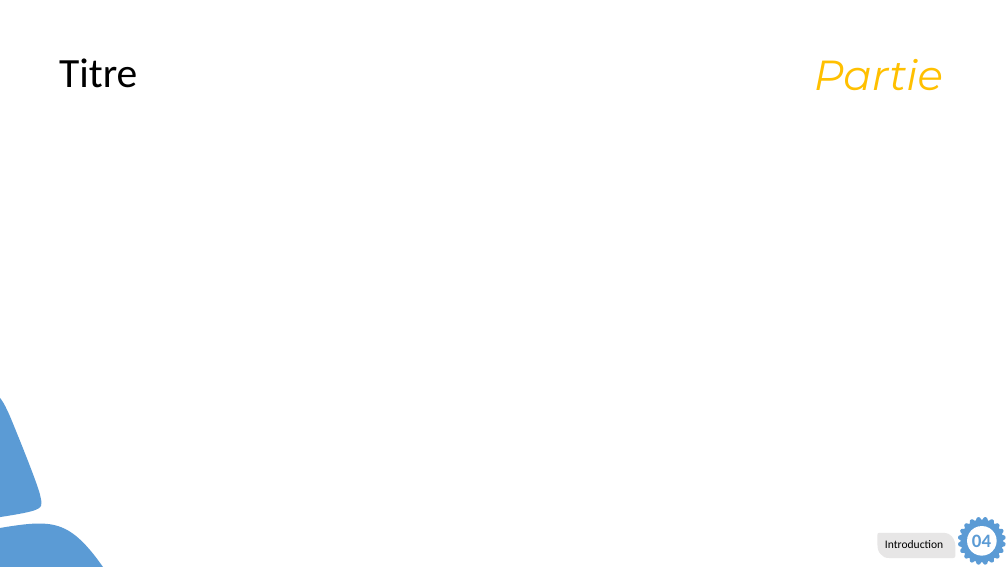
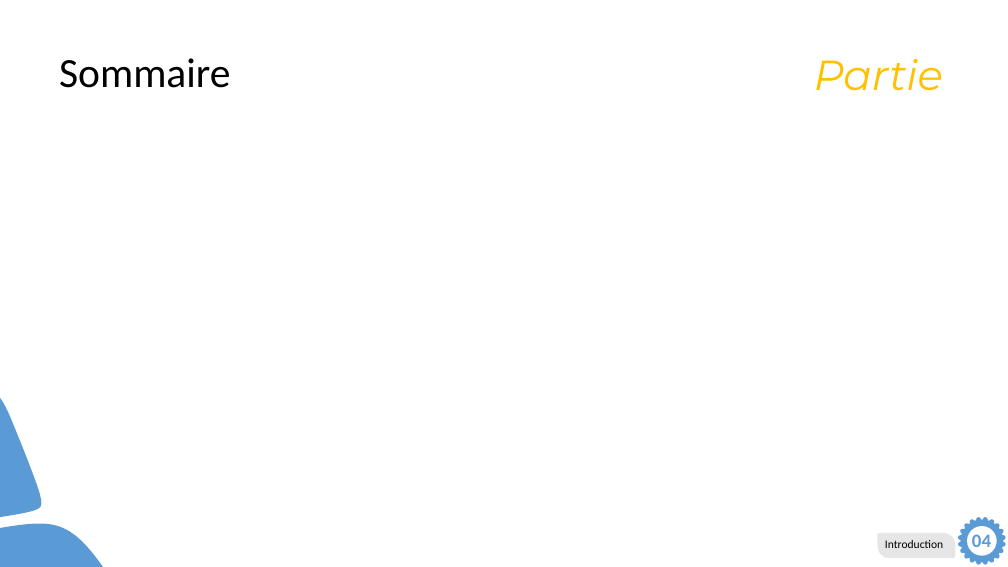
Before and after one commit to DiogoVieiraFerreira/Morpion_Pre-TPI, a slide deck: slide 2 of Dev/Présentation.pptx. Drawn at 1008x567 pixels with LibreOffice and Linux fonts; fonts in the diff are those of the drawing. Boxes give left, top, right and bottom in pixels: in the first picture for what was removed or moved away, otherwise in the second. Text is boxed around its words. In the diff, an @@ line names an element or a change of style, - is before the commit and + after.

```diff
--- a/Dev/Présentation.pptx
+++ b/Dev/Présentation.pptx
@@ title at [59, 58, 230, 88]: text changed @@
-Titre
+Sommaire
```
Also in this commit, not shown: 1 other slide changed, 5 other files.
